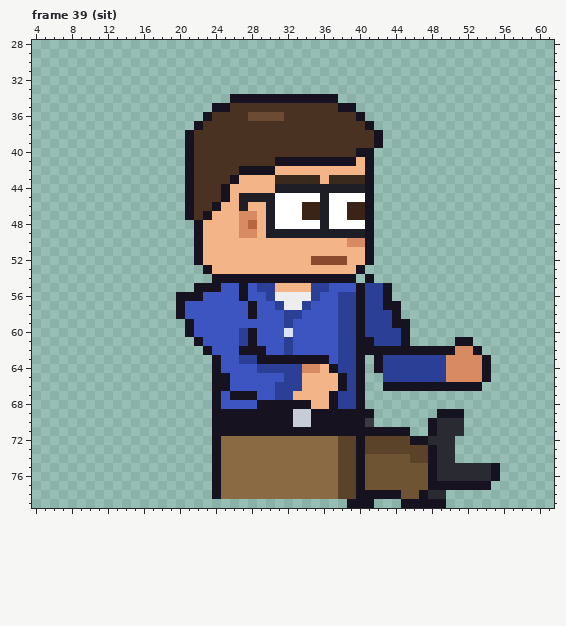
File history of a pixel-art file, sprites/staff/office_dan_right_anim.aseprite. Above: the version before the commit.
64x80 pixels, 129 frames. Shown: frame 39 (sit): x 4..61, y 28..79. The commit also changed other frames, which this record leaves out.
The same view after the edit:
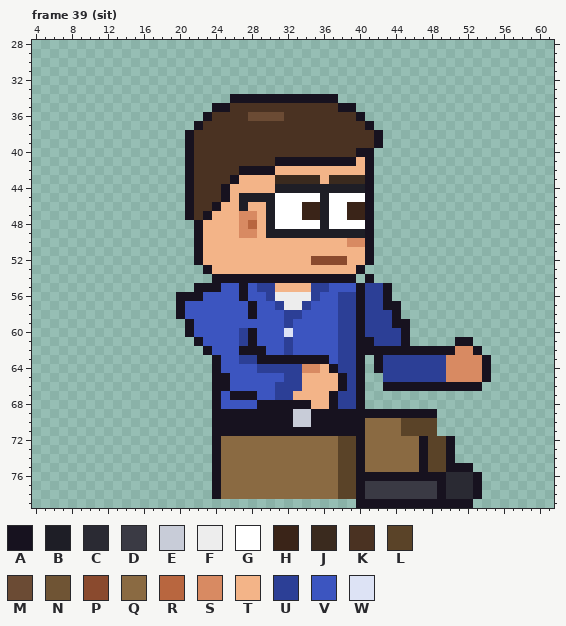
Palette (. is transparent): A #17121f  B #1e1e26  C #2a2a33  D #3a3a44  E #c8ccd8  F #ededed  G #ffffff  H #3a2418  J #3a2a1e  K #4a3222  L #5a4328  M #6b4b34  N #6f5434  P #8a4a2e  Q #8a6a42  R #b8663f  S #d88a62  T #f3b488  U #2c3f96  V #3c55c0  W #dde3f5
Edits made:
--- frame 39 (sit), layers "Pants", "Shoes"
@@ x 37..57 @@
 68 AUUA.................
-69 AAAAA.......AAA......
-70 AAAAD......ACCC......
-71 AAAAAAAAA..ACCC......
-72 QLLALLLLLAACCC.......
-73 QLLALLLLLLLACC.......
-74 QLLANNNNNLLACC.......
-75 QLLANNNNNNNACCCCCCA..
-76 QLLANNNNNNNACCCCCCA..
-77 QLLANNNNNNNAAAAAAA...
-78 QLLAAAAANNACC........
-79 ..AAA...AAAAA........
+69 AAAAAAAAAAAA.........
+70 AAAAQQQQLLLL.........
+71 AAAAQQQQLLLL.........
+72 QLLAQQQQQQALLA.......
+73 QLLAQQQQQQALLA.......
+74 QLLAQQQQQQALLA.......
+75 QLLAQQQQQQALLAAA.....
+76 QLLAAAAAAAAAACCCA....
+77 QLLADDDDDDDDACCCA....
+78 QLLADDDDDDDDACCCA....
+79 ...AAAAAAAAAAAAA.....
Changed places in both pictures, as pixel boxes (x1, y1, x2, y2):
changed: (347, 409, 500, 508)
